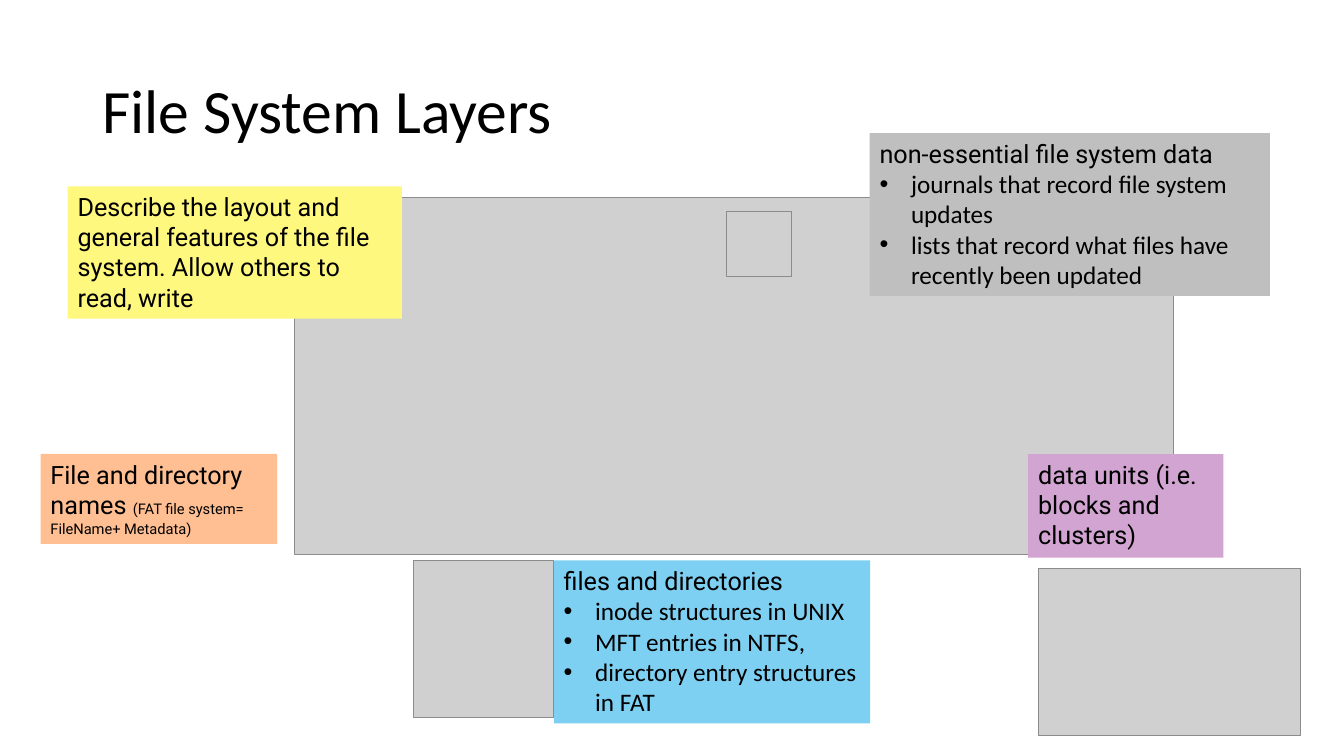
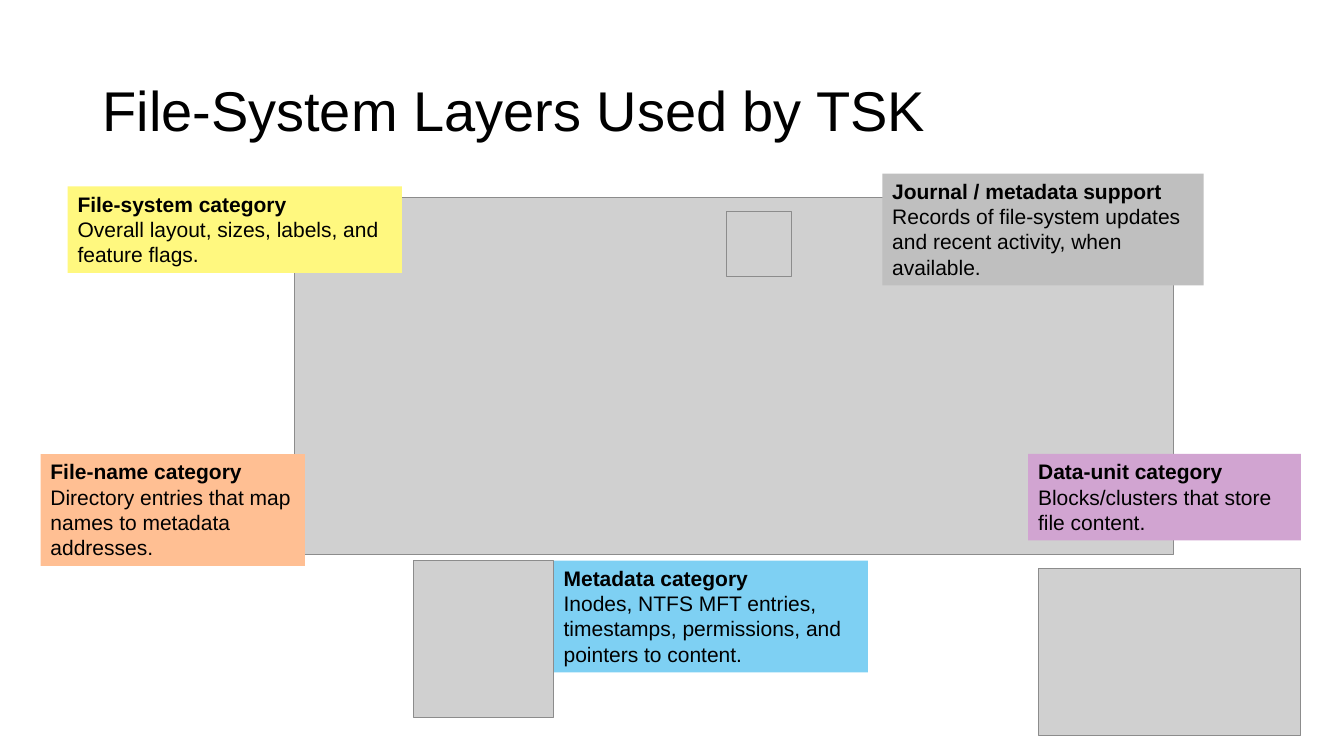
Before and after one commit to frankwxu/Digital-Forensics-Basic-Book, a slide deck: slide 9 of PPTs/Ch7_The_Sleuth_Kit_Tutorial.pptx (slide 7 before the commit). Drawn at 1344x756 pixels with LibreOffice and Linux fonts; fonts in the diff are those of the drawing; grey boxes stand for pictures; background and template pictures are left out. Boxes give left, top, right and bottom in pixels: in the first picture for what was removed or moved away, otherwise in the second. Text is boxed around its words. In the diff, an @@ line names an element or a change of style, - is before the commit and + after.

```diff
--- a/PPTs/Ch7_The_Sleuth_Kit_Tutorial.pptx
+++ b/PPTs/Ch7_The_Sleuth_Kit_Tutorial.pptx
@@ title at [102,90,925,141]: text changed; size 44 to 40 pt; font Calibri to Arial @@
-File System Layers
+File-System Layers Used by TSK
@@ rectangle "Journal / metadata support Records ...": place and size @@
-rectangle "Journal / metadata support Records ..." at [870,133,1270,296]
+rectangle "Journal / metadata support Records ..." at [882,173,1204,285]
@@ rectangle "File-system category Overall layout, sizes, ...": place and size @@
-rectangle "File-system category Overall layout, sizes, ..." at [68,187,402,319]
+rectangle "File-system category Overall layout, sizes, ..." at [68,187,402,273]
@@ text in rectangle at [78,196,378,267]: text changed; size 18 to 15 pt; font Roboto to Arial @@
-Describe the layout and general features of the file system. Allow others to read, write
+File-system category
+Overall layout, sizes, labels, and feature flags.
@@ text in rectangle at [892,183,1180,275]: text changed; size 18 to 15 pt; font Calibri to Arial @@
-non-essential file system data
-• journals that record file system updates
-• lists that record what files have recently been updated
+Journal / metadata support
+Records of file-system updates and recent activity, when available.
@@ rectangle "File-name category Directory entries that ...": place and size @@
-rectangle "File-name category Directory entries that ..." at [40,454,277,543]
+rectangle "File-name category Directory entries that ..." at [40,454,304,566]
@@ text in rectangle at [50,463,291,556]: text changed; size 10.5 to 15 pt; font Roboto to Arial @@
-File and directory names (FAT file system= FileName+ Metadata)
+File-name category
+Directory entries that map names to metadata addresses.
@@ rectangle "Data-unit category Blocks/clusters that store ...": place and size @@
-rectangle "Data-unit category Blocks/clusters that store ..." at [1028,454,1224,558]
+rectangle "Data-unit category Blocks/clusters that store ..." at [1028,454,1302,540]
@@ text in rectangle at [1038,463,1272,530]: text changed; size 18 to 15 pt; font Roboto to Arial @@
-data units (i.e. blocks and clusters)
+Data-unit category
+Blocks/clusters that store file content.
@@ rectangle "Metadata category Inodes, NTFS MFT ...": place and size @@
-rectangle "Metadata category Inodes, NTFS MFT ..." at [554,561,870,724]
+rectangle "Metadata category Inodes, NTFS MFT ..." at [554,561,868,673]
@@ text in rectangle at [564,570,841,666]: text changed; size 18 to 15 pt; font Calibri to Arial @@
-files and directories
-• inode structures in UNIX
-• MFT entries in NTFS,
-• directory entry structures in FAT
+Metadata category
+Inodes, NTFS MFT entries, timestamps, permissions, and pointers to content.
```
Also in this commit, not shown: 37 other slides changed, 4 slides added, 1 slide removed.
